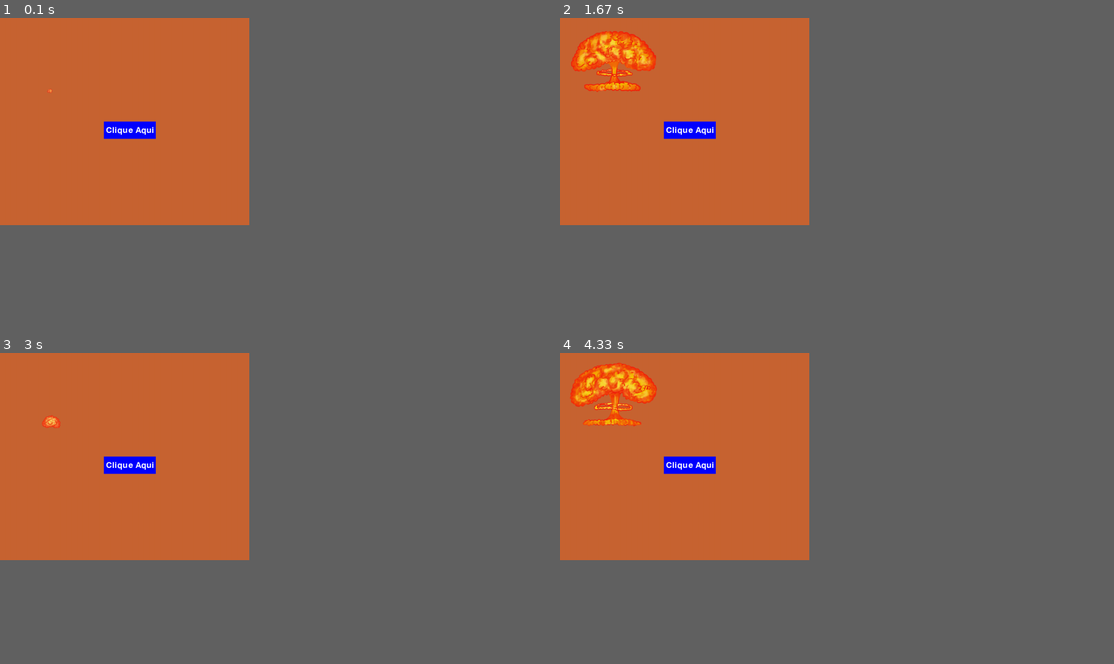
Above: before the commit, frames 1-4 (two rows, left to right).
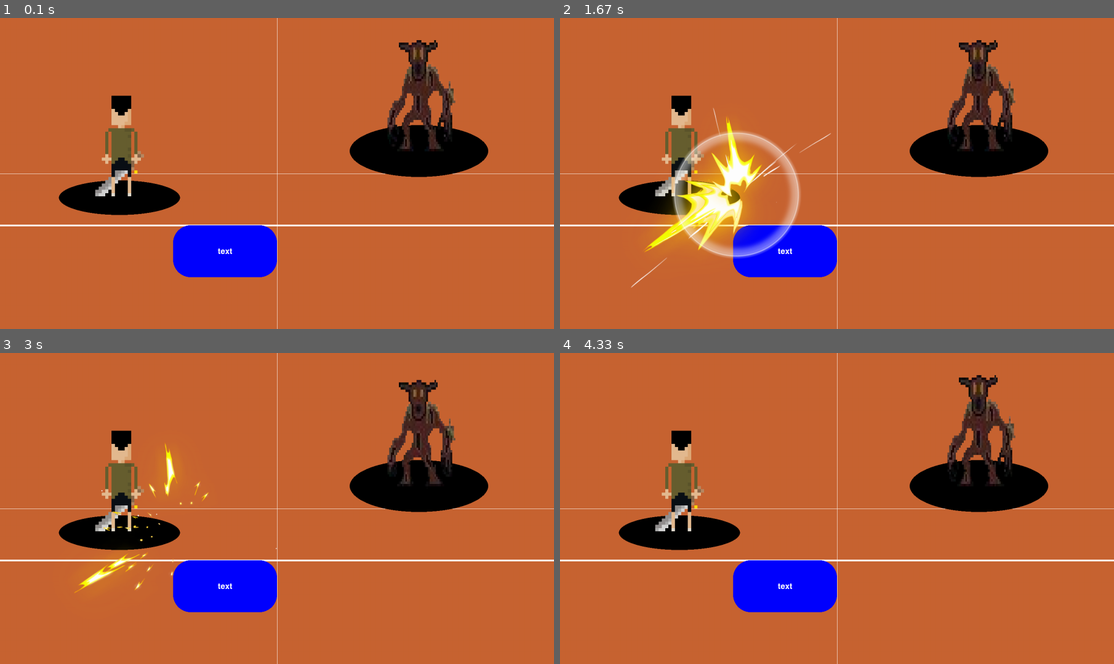
Above: after the commit, the same moments.

Repository: Thetheu15/ProjetoFinalEngAmbiental
Game: pygame game, started from PyGame/main.py
Two runs of this game, one before a commit and one after it. Both use one fixed random seed, a clock stepped at 60 frames per second and the inputs below.
Inputs (mouse positions are in pixels of both pictures, inside the frame that each line leads up to):
- Up to frame 1 (0.1 s): no input
- Up to frame 2 (1.67 s): click (787, 251) at 0.38 s, where only the run after the commit has a clickable "text"; click (842, 195) at 0.72 s
- Up to frame 3 (3 s): click (227, 586) at 2.05 s, where only the run after the commit has a clickable "text"; click (282, 539) at 2.38 s
- Up to frame 4 (4.33 s): no input
The window is 405x337 before the commit and 900x506 after it. Grey fills any space a smaller window leaves; there, only what the larger window draws over its background counts as a difference.

The runs differ from the first frame. In frame 1, 12% of the frame differs, in the area x 0-100%, y 0-100%; in frame 2, 18%; in frame 3, 13%; in frame 4, 14%.

Commit message:
melhorias...

Diff:
--- a/PyGame/Elements/Button.py
+++ b/PyGame/Elements/Button.py
@@ -15,7 +15,7 @@
         mouse_pos = pygame.mouse.get_pos()
         color     = self.hover_color if self.rect.collidepoint(mouse_pos) else self.color
 
-        pygame.draw.rect(screen, color, self.rect)
+        pygame.draw.rect(screen, color, self.rect, border_radius=50)
         screen.blit(self.text_surface, self.text_rect)
 
     def is_clicked(self, event):
--- a/PyGame/Elements/Image.py
+++ b/PyGame/Elements/Image.py
@@ -7,11 +7,12 @@
     def __init__(self, image_path, position, spriteRows = 0, spriteColumns = 0, animationSlowness = 0):
         global IMAGE_HEIGHT, IMAGE_WIDTH
 
+        self.position      = position
         self.image         = pygame.image.load(image_path).convert_alpha()
         self.rect          = self.image.get_rect(topleft=position)
         self.spriteRows    = spriteRows
         self.spriteColumns = spriteColumns
-
+        self.totalNumFrames = spriteColumns * spriteRows * (animationSlowness if animationSlowness != 0 else 1)
         self.animationRows    = 0
         self.animationColumns = 0
 
@@ -21,12 +22,22 @@
         self.Height = self.image.get_height()
         self.widht  = self.image.get_width()
 
+    def scale(self, scale):
+        self.image = pygame.transform.scale(self.image, scale)
+        self.rect  = self.image.get_rect(topleft=self.position)
+        self.Height = scale[0]
+        self.widht = scale[1]
+
     def draw(self, screen, slice=None):
-        if slice == None: screen.blit(self.image, self.rect, (0, 0, self.widht, self.Height))
+        if slice == None: screen.blit(self.image, self.rect)
         else:             screen.blit(self.image, self.rect, slice)
 
     def update_position(self, new_position):
         self.rect.topleft = new_position
+
+    def resetAnimation(self):
+        self.animationColumns = 0
+        self.animationRows = 0
 
     def showFrame(self, screen):
         screen.blit(self.image, self.rect, (self.animationColumns*self.widht//self.spriteColumns,
--- /dev/null
+++ b/PyGame/gameMainScreens/BossScreen.py
@@ -0,0 +1,65 @@
+from Elements.Button import Button
+from Elements.Screen import Screen
+from Elements.Text   import Text
+from Elements.Audio  import Audio
+from Elements.Image  import Image
+import pygame
+
+class BossScreen:
+    def __init__(self, width=500, height=500, background_color=(200,100,50)):
+        self.background_color = background_color
+
+        self.mainScreen = Screen(width, height, background_color)
+
+        self.boss       = Image('Sprites/bossAnim.png',
+                                position          = (1100,50),
+                                spriteRows        = 2,
+                                spriteColumns     = 3,
+                                animationSlowness = 6)
+        self.boss.scale((700,700))
+
+        self.player    = Image('Images/playerBack.png', (200, 225))
+        self.player.scale((300,300))
+
+        self.hitAnim    = Image('Sprites/hit1.png',
+                                position          = (0,0),
+                                spriteRows        = 4,
+                                spriteColumns     = 4,
+                                animationSlowness = 12)
+
+        self.option1    = Button((500,600), 300, 150, "text")
+        self.option2    = Button((750,700), 300, 50, "text")
+        self.option3    = Button((450,800), 300, 50, "text")
+        self.option4    = Button((750,800), 300, 50, "text")
+
+        self.hitAnim_trigger = False
+        self.countFrame = 0
+
+
+    def draw(self):
+        self.mainScreen.draw_background()
+        pygame.draw.line(self.mainScreen.screen, (255, 255, 255), (0, 600), (1600, 600), 5)
+        pygame.draw.line(self.mainScreen.screen, (255, 255, 255), (800, 0), (800, 900), 1)
+        pygame.draw.line(self.mainScreen.screen, (255, 255, 255), (0, 450), (1600, 450), 1)
+        pygame.draw.ellipse(self.mainScreen.screen, (0, 0, 0), (1010, 310, 400, 150))
+        pygame.draw.ellipse(self.mainScreen.screen, (0, 0, 0), (170, 470, 350, 100))
+
+        self.boss.updateFrame(self.mainScreen.screen)
+        self.player.draw(self.mainScreen.screen)
+
+        self.option1.draw(self.mainScreen.screen)
+        # self.option2.draw(self.mainScreen.screen)
+        # self.option3.draw(self.mainScreen.screen)
+        # self.option4.draw(self.mainScreen.screen)
+
+        if self.hitAnim_trigger and self.countFrame <= self.hitAnim.totalNumFrames:
+            self.hitAnim.updateFrame(self.mainScreen.screen)
+            self.countFrame += 1
+        else:
+            self.hitAnim_trigger = False
+            self.countFrame = 0
+            self.hitAnim.resetAnimation()
+
+    def handleEvent(self, event):
+        if self.option1.is_clicked(event):
+            self.hitAnim_trigger = True
--- a/PyGame/main.py
+++ b/PyGame/main.py
@@ -1,37 +1,25 @@
 import pygame
-from gameMainScreens.TitleScreen import TitleScreen
-from gameMainScreens.MainMapScreen import MapScreen
-import time
+from gameMainScreens.BossScreen import BossScreen
 
-# Inicializa o Pygame
 pygame.init()
 clock = pygame.time.Clock()
 
-mapScreen   = MapScreen(width  = 600,
-                        height = 600)
+bossScreen  = BossScreen(width = 1600,
+                        height = 900)
 
-titleScreen = TitleScreen(width = 720,
-                          height= 600)
-
-actualScreen = "titleScreen"
+actualScreen = "bossScreen"
 
 running = True
 while running:
     dt = clock.tick(60)
-
-    if actualScreen == "titleScreen":
-        titleScreen.draw()
-    elif actualScreen == "mapScreen":
-        mapScreen.draw()
-
+    bossScreen.draw()
 
     for event in pygame.event.get():
         if event.type == pygame.QUIT:
             running = False
-        if actualScreen == "titleScreen":
-            actualScreen = titleScreen.handleEvent(event)
-        elif actualScreen == "mapScreen":
-            actualScreen = mapScreen.handleEvent(event)
+        if actualScreen == "bossScreen":
+            bossScreen.handleEvent(event)
+
 
     pygame.display.flip()
 
--- a/PyGame/test.py
+++ b/PyGame/test.py
@@ -1,88 +1,37 @@
 import pygame
 
-IMAGE_HEIGHT = 0
-IMAGE_WIDTH  = 0
+# Inicializa o Pygame
+pygame.init()
 
-class Image:
-    def __init__(self, image_path, position, spriteRows=0, spriteColumns=0, animationSlowness=0):
-        global IMAGE_HEIGHT, IMAGE_WIDTH
+# Configuração da tela
+largura, altura = 500, 500
+tela = pygame.display.set_mode((largura, altura))
+pygame.display.set_caption("Botão com Imagem no Pygame")
 
-        # Usando convert_alpha() para manter a transparência
-        self.image = pygame.image.load(image_path).convert_alpha()
-        self.rect  = self.image.get_rect(topleft=position)
-        self.spriteRows    = spriteRows
-        self.spriteColumns = spriteColumns
+# Carregar a imagem do botão
+botao_img = pygame.image.load("botao.png")  # Substitua pelo nome do seu arquivo
+botao_rect = botao_img.get_rect(topleft=(150, 200))  # Define a posição do botão
 
-        self.animationRows    = 0
-        self.animationColumns = 0
+# Função que será chamada ao clicar no botão
+def clique_no_botao():
+    print("Botão clicado!")
 
-        self.framesFrozen      = animationSlowness
-        self.animationSlowness = animationSlowness
-
-        IMAGE_HEIGHT = self.image.get_height()
-        IMAGE_WIDTH  = self.image.get_width()
-
-    def draw(self, screen, slice=None):
-        global IMAGE_HEIGHT, IMAGE_WIDTH
-        if slice is None:
-            screen.blit(self.image, self.rect, (0, 0, IMAGE_WIDTH, IMAGE_HEIGHT))
-        else:
-            screen.blit(self.image, self.rect, slice)
-
-    def update_position(self, new_position):
-        self.rect.topleft = new_position
-
-    def showFrame(self, screen):
-        # Calcula a fatia a ser desenhada com base no frame atual
-        slice_rect = (self.animationColumns * IMAGE_WIDTH // 5,
-                      self.animationRows * IMAGE_HEIGHT // 5,
-                      IMAGE_WIDTH // 5, IMAGE_HEIGHT // 5)
-        screen.blit(self.image, self.rect, slice_rect)
-
-    def updateFrame(self, screen):
-        if self.framesFrozen == 0:
-            self.framesFrozen = self.animationSlowness
-            if self.animationRows < self.spriteRows:
-                if self.animationColumns < self.spriteColumns:
-                    self.showFrame(screen)
-                    self.animationColumns += 1
-                else:
-                    self.animationColumns = 0
-                    self.animationRows   += 1
-                    self.showFrame(screen)
-                    self.animationColumns += 1
-            else:
-                self.animationColumns = 0
-                self.animationRows    = 0
-                self.showFrame(screen)
-                self.animationColumns += 1
-        else:
-            self.showFrame(screen)
-            self.framesFrozen -= 1
-
-# Exemplo de uso no loop principal:
-pygame.init()
-screen = pygame.display.set_mode((800, 600))
-pygame.display.set_caption("Animação com Transparência")
-
-# Supondo que 'sprite.png' seja uma spritesheet com fundo transparente
-anim_image = Image("Sprites/sprite1.png", (100, 100), spriteRows=5, spriteColumns=5, animationSlowness=5)
-
-clock = pygame.time.Clock()
+# Loop principal
 rodando = True
 while rodando:
     for evento in pygame.event.get():
         if evento.type == pygame.QUIT:
             rodando = False
 
-    # Limpa a tela (desenha o fundo)
-    screen.fill((255, 255, 255))  # Fundo preto, por exemplo
+        # Verifica se o botão foi clicado
+        if evento.type == pygame.MOUSEBUTTONDOWN:
+            if botao_rect.collidepoint(evento.pos):
+                clique_no_botao()
 
-    # Atualiza a animação
-    anim_image.updateFrame(screen)
+    # Desenha o botão na tela
+    tela.fill((30, 30, 30))  # Cor de fundo
+    tela.blit(botao_img, botao_rect.topleft)
 
-    # Atualiza a tela
-    pygame.display.flip()
-    clock.tick(60)
+    pygame.display.flip()  # Atualiza a tela
 
 pygame.quit()
Binary file added: PyGame/Images/boss.png
Binary file added: PyGame/Images/playerBack.png
Binary file added: PyGame/Sprites/bossAnim.png
Binary file added: PyGame/Sprites/hit1.png
Empty file removed: PyGame/gameMainScreens/Boss1Screen.py
